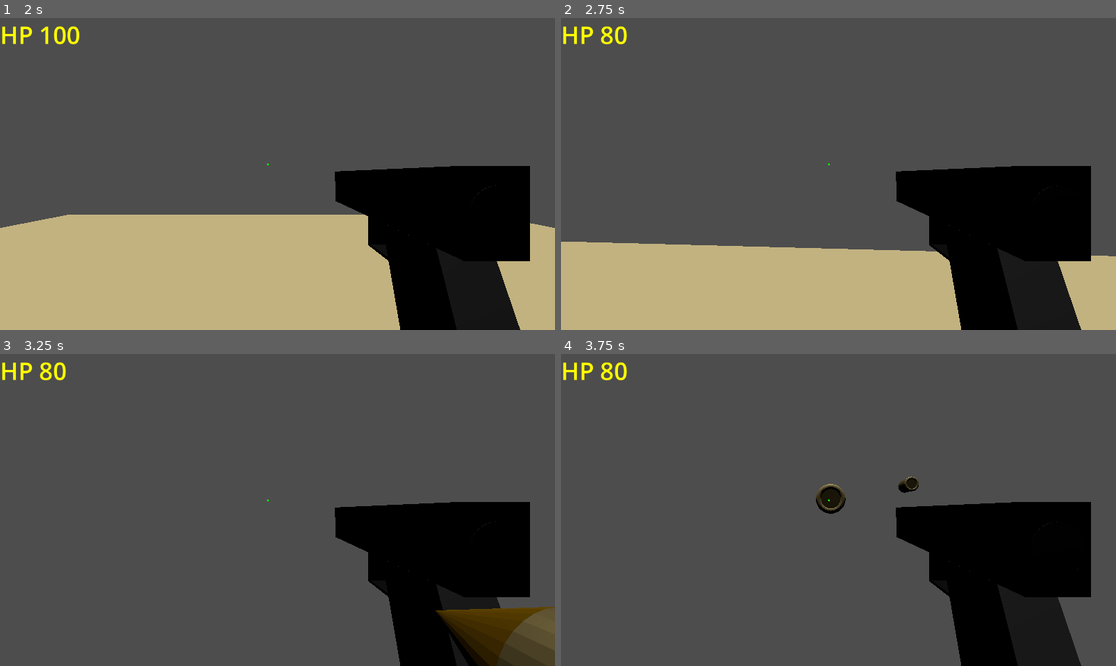
Above: before the commit, frames 1-4 (two rows, left to right).
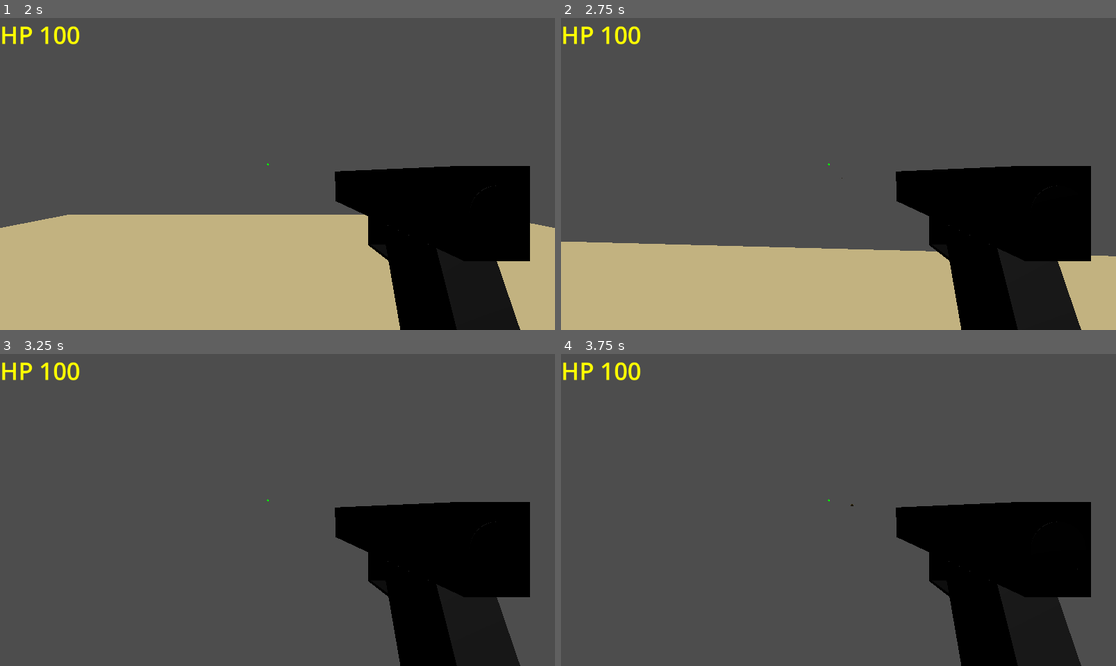
Above: after the commit, the same moments.

Repository: GazizVR/special-shot
Game: Godot game, scene res://scenes/Menu.tscn
Same seed, same stepped clock (60 frames per second), same inputs: the game is played once before the commit and once after it.
Inputs (mouse positions are in pixels of both pictures, inside the frame that each line leads up to):
- Up to frame 1 (2 s): tap Enter at 0.5 s; move the mouse to (399, 158) at 0.52 s; hold D (walk_right) 0.53-1.25 s; tap Ctrl (crouch) at 0.6 s; click "Host a game" at 1.25 s
- Up to frame 2 (2.75 s): tap Space at 2 s; move the mouse to (810, 174) at 2.02 s; hold W (walk_forward) from 2.03 s (still down); click (810, 174) at 2.1 s
- Up to frame 3 (3.25 s): keep holding W (walk_forward); move the mouse to (288, 503) at 2.77 s; tap Ctrl (crouch) at 2.85 s
- Up to frame 4 (3.75 s): keep holding W (walk_forward); move the mouse to (832, 516) at 3.52 s; click (832, 516) at 3.6 s

Frame 1 is identical in both runs. In frame 2, 0.2% of the frame differs, in the area x 7-51%, y 2-52%; in frame 3, 2.8%, in the area x 7-100%, y 2-100%; in frame 4, 0.7%.

Commit message:
fix(gun): удаление пули со сцены при попадении в объект

Diff:
--- a/scripts/bullet.gd
+++ b/scripts/bullet.gd
@@ -1,6 +1,6 @@
 extends Area3D
 
-@export var speed = 1
+@export var speed = 8
 var is_launch: bool = false
 
 func launch():
--- a/scripts/player.gd
+++ b/scripts/player.gd
@@ -82,7 +82,7 @@
 
 @rpc("authority","call_local","reliable")
 func _on_gun_bullet_touched(bullet: Area3D, body: Node3D) -> void:
-	remove_child(bullet)
+	$CamPivot/Hand/Gun.remove_child(bullet)
 	var peer_id = body.name
 	var peer_node_path = "/root/game/" + peer_id
 	var peer_node = get_node(peer_node_path)
